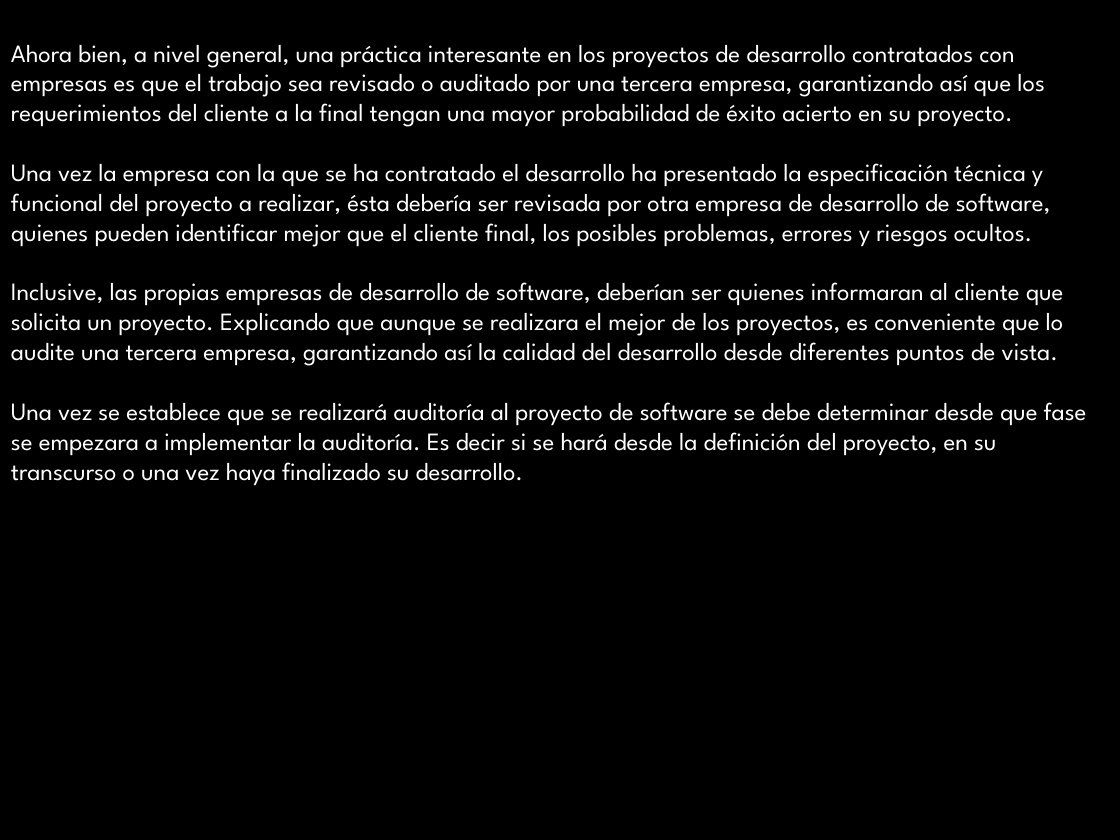
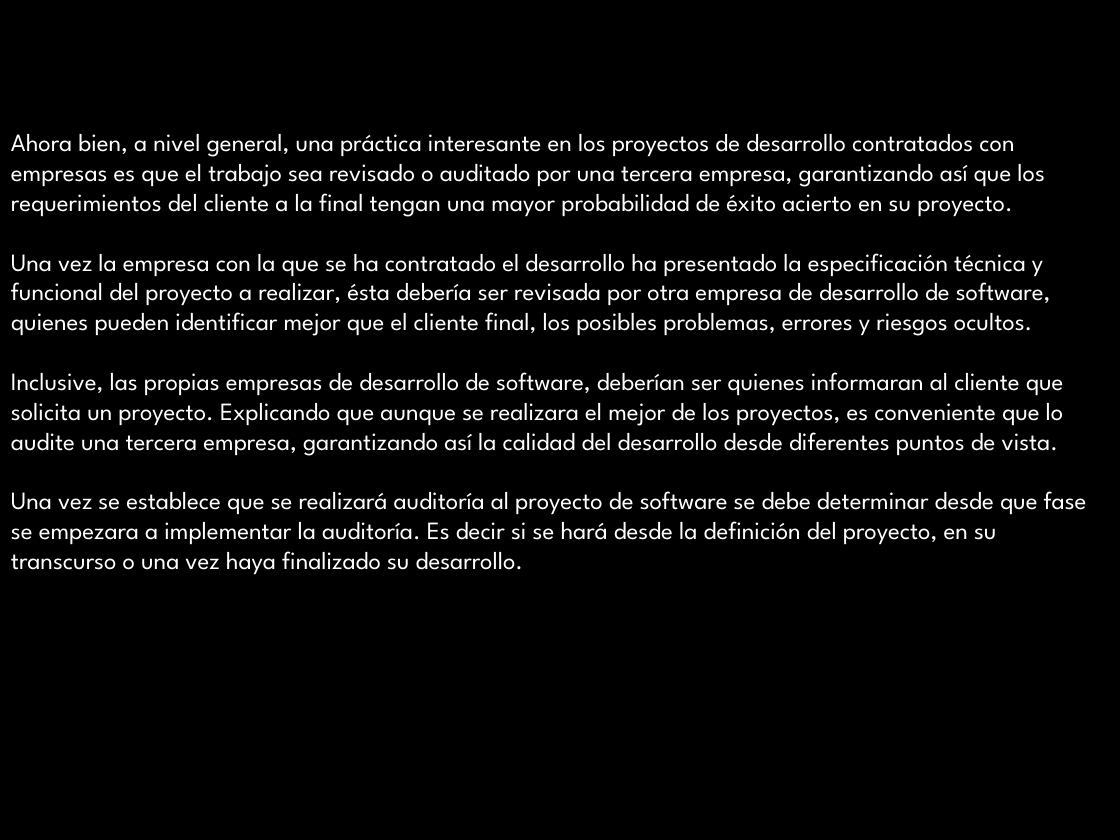
Before and after one commit to lc850/auditoria, a slide deck: slide 4 of 8 Etapa de adecuacion.pptx. Drawn at 1120x840 pixels with LibreOffice and Linux fonts; fonts in the diff are those of the drawing; background and template pictures are left out. Boxes give left, top, right and bottom in pixels: in the first picture for what was removed or moved away, otherwise in the second. Text is boxed around its words. In the diff, an @@ line names an element or a change of style, - is before the commit and + after.

Commit message:
Archivo 8 Etapa de adecuacion

```diff
--- a/8 Etapa de adecuacion.pptx
+++ b/8 Etapa de adecuacion.pptx
@@ text "Ahora bien, a nivel general, ...": place and size @@
-text "Ahora bien, a nivel general, ..." at bbox=[11, 45, 1087, 486]
+text "Ahora bien, a nivel general, ..." at bbox=[11, 134, 1087, 575]
```
